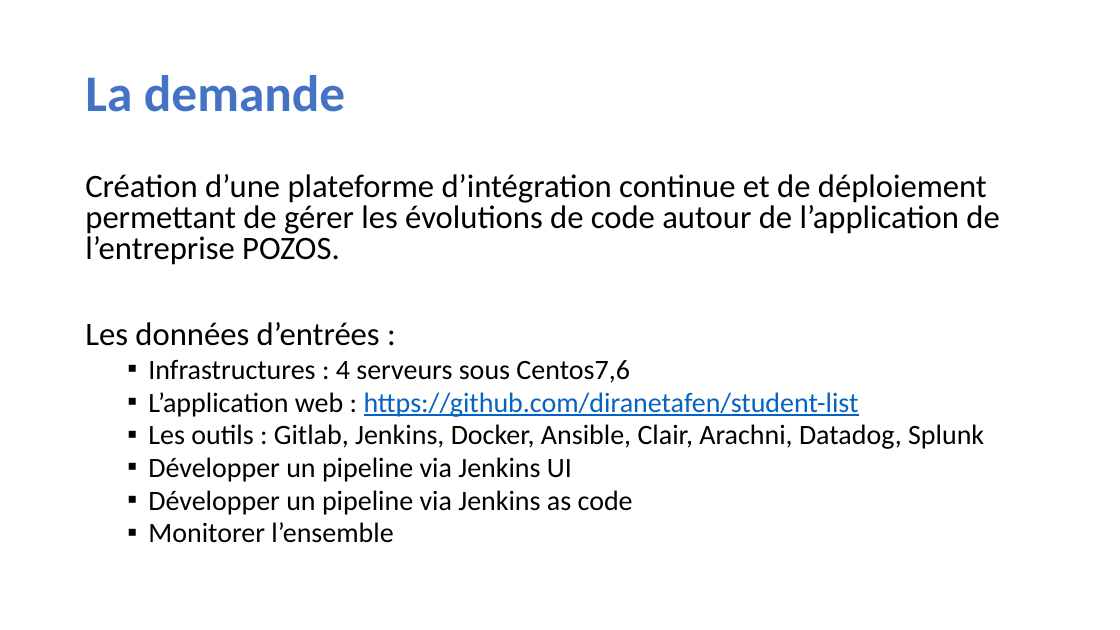
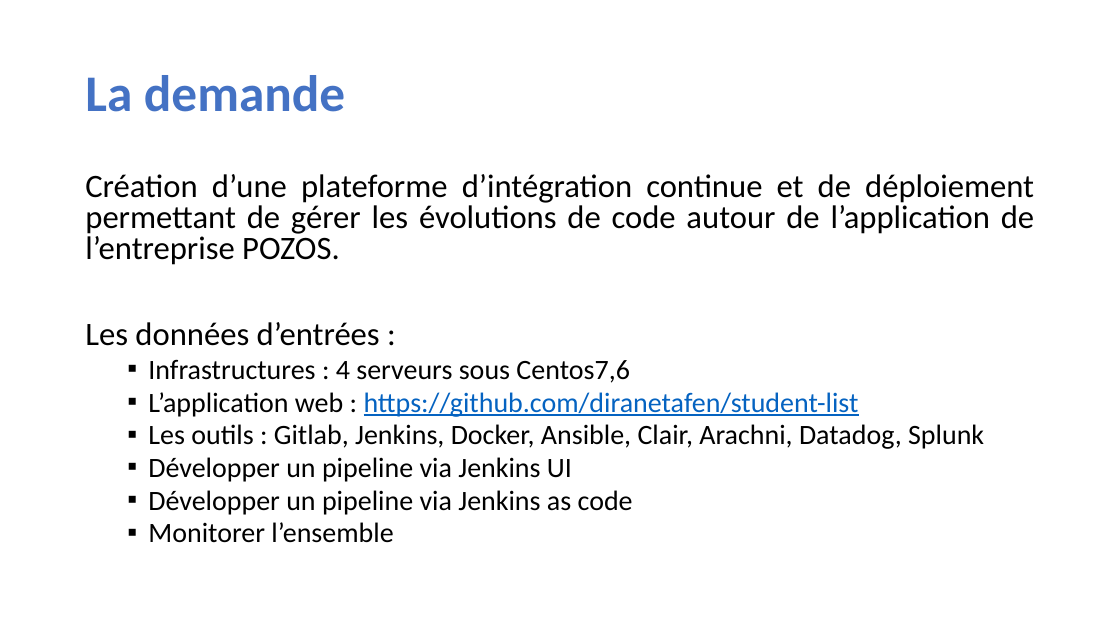
Before and after one commit to FlorianVigier/4DVOP_POZOS, a slide deck: slide 3 of 4DVOP.pptx (slide 4 before the commit). Drawn at 1120x630 pixels with LibreOffice and Linux fonts; fonts in the diff are those of the drawing; background and template pictures are left out. Boxes give left, top, right and bottom in pixels: in the first picture for what was removed or moved away, otherwise in the second. Text is boxed around its words. In the diff, an @@ line names an element or a change of style, - is before the commit and + after.

```diff
--- a/4DVOP.pptx
+++ b/4DVOP.pptx
@@ text "Création d’une plateforme d’intégration continue ..." at [85,174,1034,543]: alignment left to justified @@
```
Also in this commit, not shown: 3 other slides changed, 2 slides added, 2 slides removed, 2 other files.
